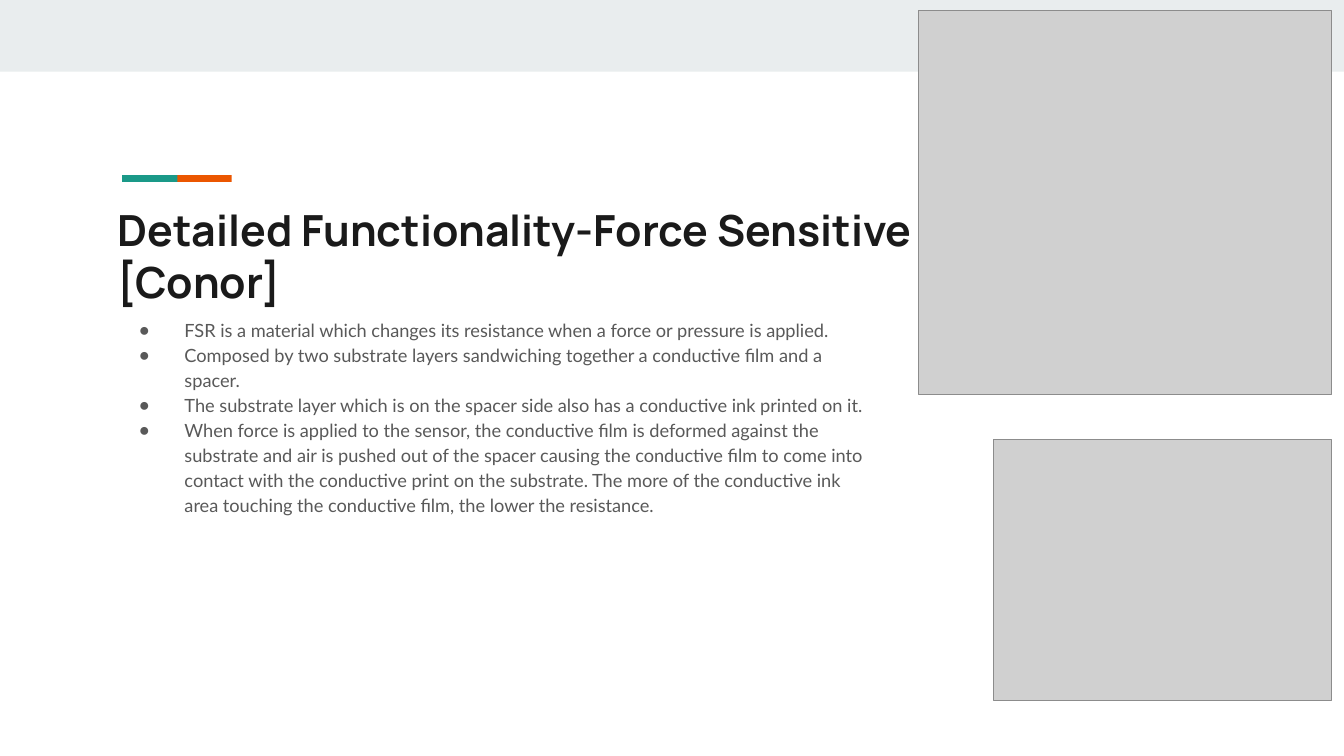
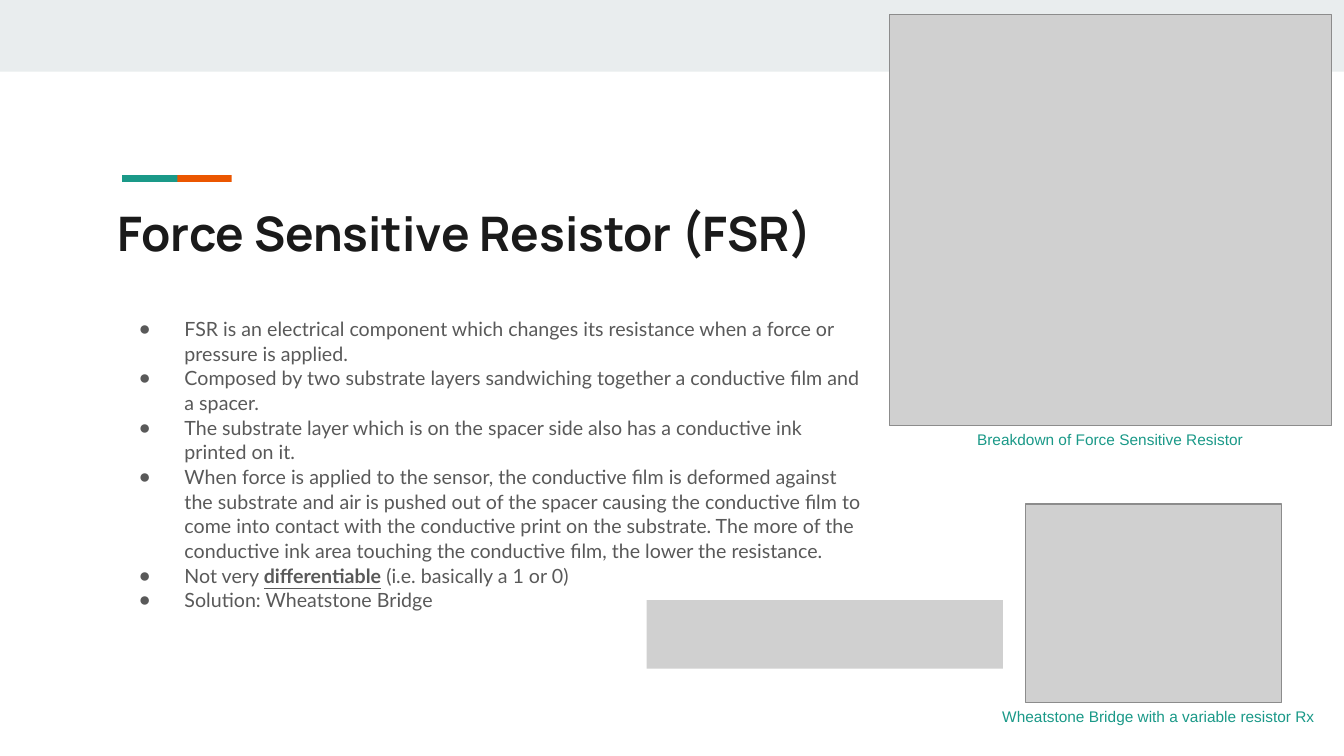
Before and after one commit to cnaught1/EC551_Final_Project, a slide deck: slide 7 of Bringing the Analog World to Digital Design_EC551_Final Project.pptx (slide 6 before the commit). Drawn at 1344x756 pixels with LibreOffice and Linux fonts; fonts in the diff are those of the drawing; grey boxes stand for pictures. Boxes give left, top, right and bottom in pixels: in the first picture for what was removed or moved away, otherwise in the second. Text is boxed around its words. In the diff, an @@ line names an element or a change of style, - is before the commit and + after.

Commit message:
Update to slides

```diff
--- a/Bringing the Analog World to Digital Design_EC551_Final Project.pptx
+++ b/Bringing the Analog World to Digital Design_EC551_Final Project.pptx
@@ picture resized from (x1=920, y1=11, x2=1332, y2=395) to (x1=889, y1=14, x2=1332, y2=425) @@
@@ title at (x1=117, y1=209, x2=812, y2=259): text changed; size 30.6 to 34 pt @@
-Detailed Functionality-Force Sensitive Resistor [Conor]
+Force Sensitive Resistor (FSR)
@@ text at (x1=184, y1=321, x2=834, y2=365): text changed; size 13 to 14 pt @@
-● FSR is a material which changes its resistance when a force or pressure is applied.
+● FSR is an electrical component which changes its resistance when a force or pressure is applied.
@@ text at (x1=184, y1=370, x2=860, y2=562): size 13 to 14 pt in "Composed by two substrate layers sandwiching together ...", "The substrate layer which is on the ...", "When force is applied to the sensor, ..."; line spacing 1.15 to 1.05 @@
@@ text added at (x1=977, y1=434, x2=1243, y2=445), 11 pt, text #1A9988 @@
+Breakdown of Force Sensitive Resistor
@@ picture resized from (x1=994, y1=440, x2=1332, y2=701) to (x1=1025, y1=504, x2=1281, y2=703) @@
@@ text at (x1=184, y1=568, x2=569, y2=611): paragraphs added @@
+● Not very differentiable (i.e. basically a 1 or 0)
+● Solution: Wheatstone Bridge
@@ picture added at (x1=647, y1=600, x2=1004, y2=668) @@
@@ text added at (x1=1002, y1=711, x2=1314, y2=725), 11 pt, text #1A9988 @@
+Wheatstone Bridge with a variable resistor Rx
```
Also in this commit, not shown: 2 other slides changed, 3 slides added, 2 slides removed.
